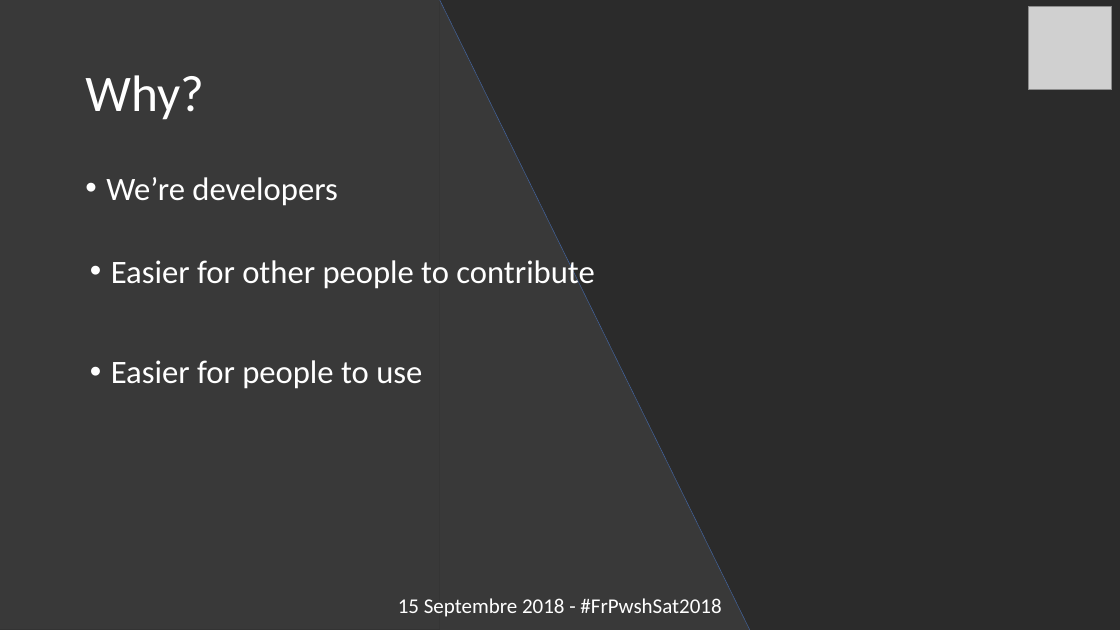
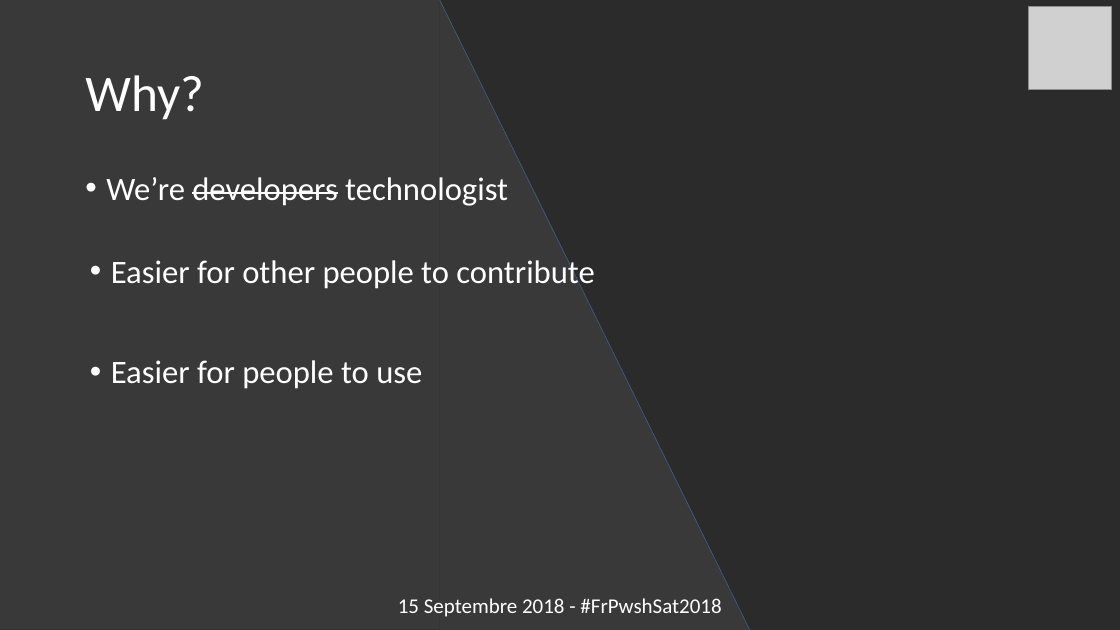
Before and after one commit to ChrisLGardner/presentations, a slide deck: slide 5 of 2018-09-15-PS-Saturday-Paris/Building Better Bricks.pptx. Drawn at 1120x630 pixels with LibreOffice and Linux fonts; fonts in the diff are those of the drawing; grey boxes stand for pictures; background and template pictures are left out; a plain dark background stands for a picture behind light text. Boxes give left, top, right and bottom in pixels: in the first picture for what was removed or moved away, otherwise in the second. Text is boxed around its words. In the diff, an @@ line names an element or a change of style, - is before the commit and + after.

Commit message:
Update powerpoint and add example build script

```diff
--- a/2018-09-15-PS-Saturday-Paris/Building Better Bricks.pptx
+++ b/2018-09-15-PS-Saturday-Paris/Building Better Bricks.pptx
@@ text at [106, 177, 508, 206]: text changed @@
-• We’re developers
+• We’re developers technologist
```
Also in this commit, not shown: 1 other file.
